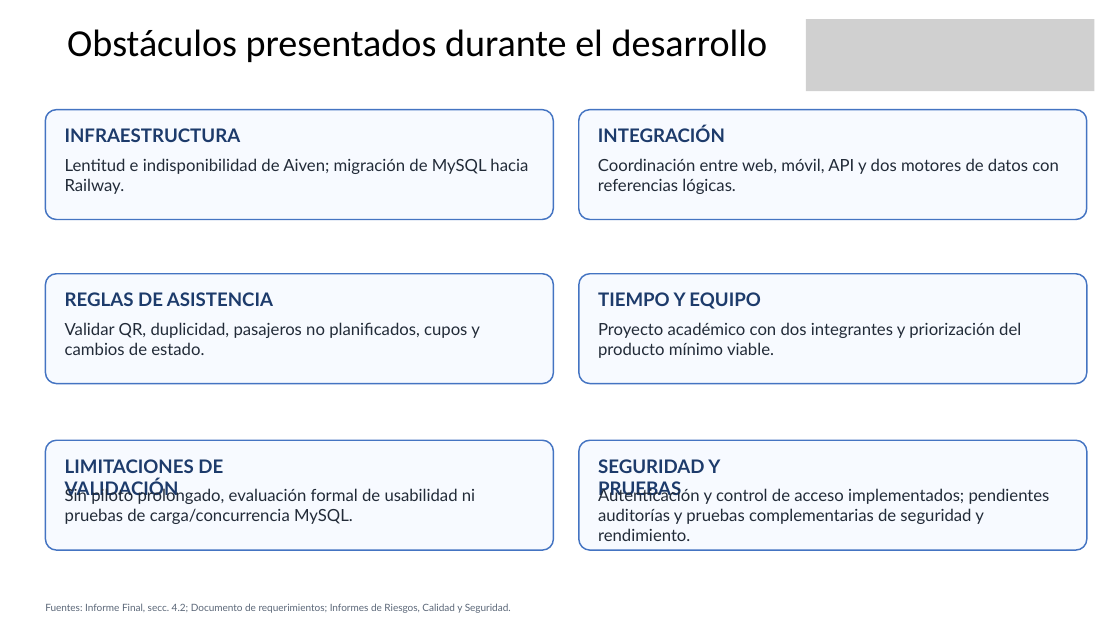
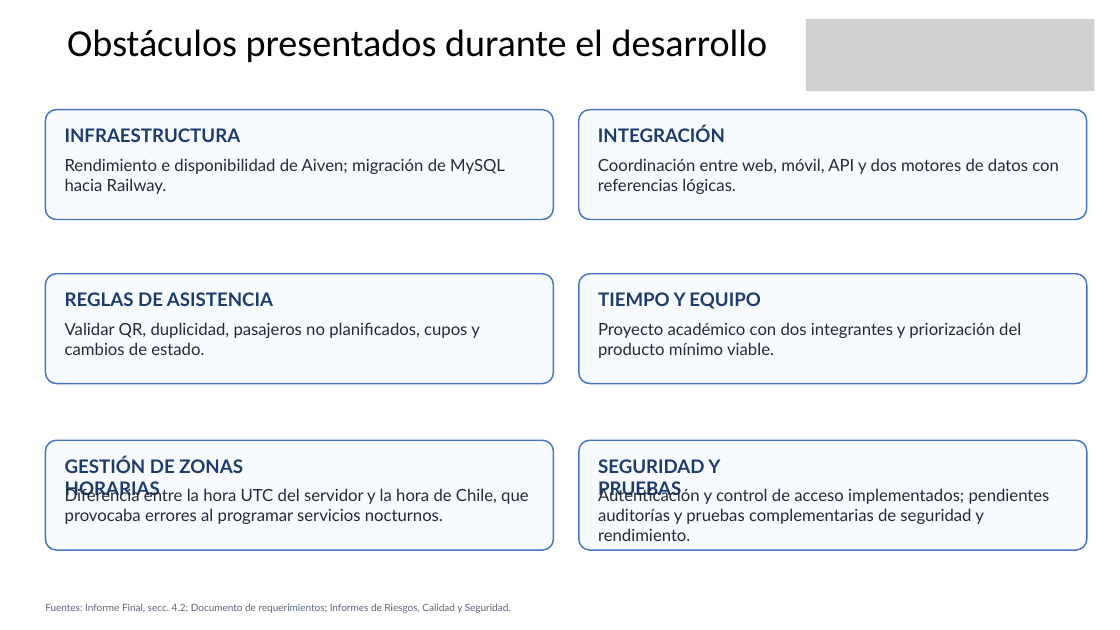
Before and after one commit to Antena19/capstone-2026, a slide deck: slide 15 of FASE 3/Evidencias Grupales/Presentacion_Final_Capstone_Trayek_Fase3.pptx.pptx (slide 16 before the commit). Drawn at 1120x630 pixels with LibreOffice and Linux fonts; fonts in the diff are those of the drawing; grey boxes stand for pictures. Boxes give left, top, right and bottom in pixels: in the first picture for what was removed or moved away, otherwise in the second. Text is boxed around its words. In the diff, an @@ line names an element or a change of style, - is before the commit and + after.

```diff
--- a/FASE 3/Evidencias Grupales/Presentacion_Final_Capstone_Trayek_Fase3.pptx.pptx
+++ b/FASE 3/Evidencias Grupales/Presentacion_Final_Capstone_Trayek_Fase3.pptx.pptx
@@ text at bbox=[65, 158, 505, 194]: text changed @@
-Lentitud e indisponibilidad de Aiven; migración de MySQL hacia Railway.
+Rendimiento e disponibilidad de Aiven; migración de MySQL hacia Railway.
@@ text at bbox=[65, 457, 243, 499]: text changed @@
-LIMITACIONES DE VALIDACIÓN
+GESTIÓN DE ZONAS HORARIAS
@@ text at bbox=[65, 487, 528, 524]: text changed @@
-Sin piloto prolongado, evaluación formal de usabilidad ni pruebas de carga/concurrencia MySQL.
+Diferencia entre la hora UTC del servidor y la hora de Chile, que provocaba errores al programar servicios nocturnos.
```
Also in this commit, not shown: 1 slide added, 2 slides removed, 1 other file.
